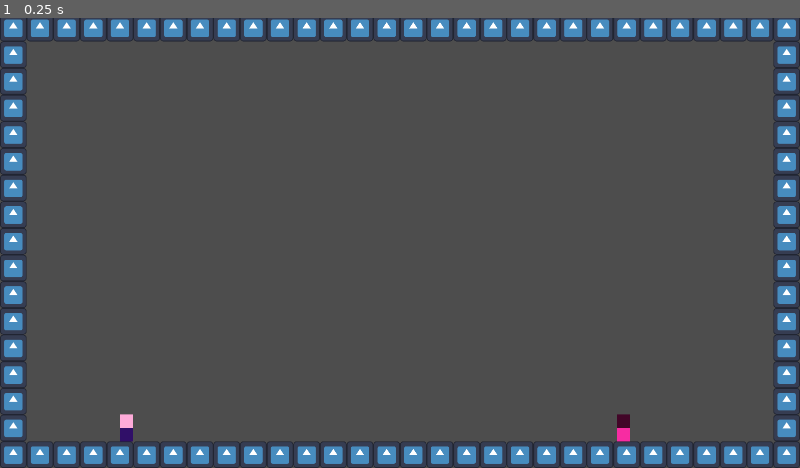
Above: before the commit, frame 1.
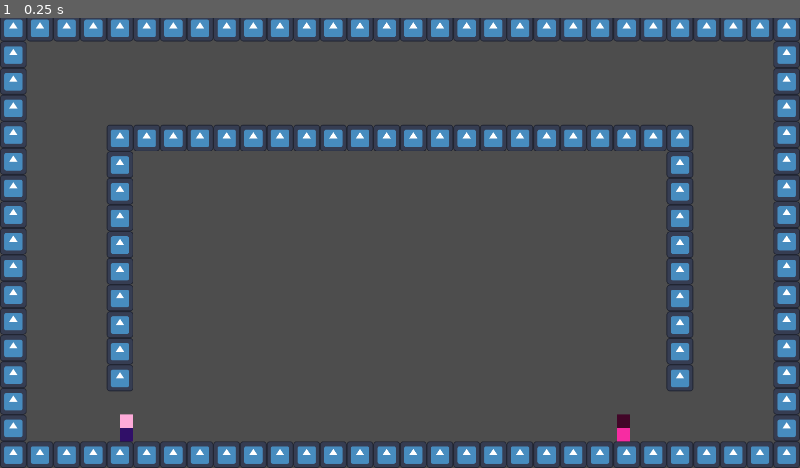
Above: after the commit, the same moment.

Repository: maticstric/tag
Game: Godot game, scene res://project/scenes/levels/level2.tscn
Two runs of this game, one before a commit and one after it. Both use one fixed random seed, a clock stepped at 60 frames per second and the inputs below. This scene is started directly instead of the project's main scene. The engine's default icon, where the game draws it, is replaced by a stand-in: a white triangle on a blue panel in a dark square.
Inputs:
- Up to frame 1 (0.25 s): no input

The runs differ from the first frame. In frame 1, 4.8% of the frame differs, in the area x 13-87%, y 23-83%.

Commit message:
Basic wall jump added. Still kinda sucks

Diff:
--- a/project/scenes/levels/level2.tscn
+++ b/project/scenes/levels/level2.tscn
@@ -244,6 +244,66 @@
 [node name="Tile91" parent="Tiles" instance=ExtResource("2_5k43k")]
 position = Vector2(1568, 24)
 
+[node name="Tile102" parent="Tiles" instance=ExtResource("2_5k43k")]
+position = Vector2(352, 288)
+
+[node name="Tile113" parent="Tiles" instance=ExtResource("2_5k43k")]
+position = Vector2(416, 288)
+
+[node name="Tile114" parent="Tiles" instance=ExtResource("2_5k43k")]
+position = Vector2(480, 288)
+
+[node name="Tile115" parent="Tiles" instance=ExtResource("2_5k43k")]
+position = Vector2(544, 288)
+
+[node name="Tile116" parent="Tiles" instance=ExtResource("2_5k43k")]
+position = Vector2(608, 288)
+
+[node name="Tile117" parent="Tiles" instance=ExtResource("2_5k43k")]
+position = Vector2(672, 288)
+
+[node name="Tile118" parent="Tiles" instance=ExtResource("2_5k43k")]
+position = Vector2(736, 288)
+
+[node name="Tile119" parent="Tiles" instance=ExtResource("2_5k43k")]
+position = Vector2(800, 288)
+
+[node name="Tile120" parent="Tiles" instance=ExtResource("2_5k43k")]
+position = Vector2(864, 288)
+
+[node name="Tile121" parent="Tiles" instance=ExtResource("2_5k43k")]
+position = Vector2(928, 288)
+
+[node name="Tile122" parent="Tiles" instance=ExtResource("2_5k43k")]
+position = Vector2(992, 288)
+
+[node name="Tile123" parent="Tiles" instance=ExtResource("2_5k43k")]
+position = Vector2(1056, 288)
+
+[node name="Tile124" parent="Tiles" instance=ExtResource("2_5k43k")]
+position = Vector2(1120, 288)
+
+[node name="Tile125" parent="Tiles" instance=ExtResource("2_5k43k")]
+position = Vector2(1184, 288)
+
+[node name="Tile126" parent="Tiles" instance=ExtResource("2_5k43k")]
+position = Vector2(1248, 288)
+
+[node name="Tile127" parent="Tiles" instance=ExtResource("2_5k43k")]
+position = Vector2(1312, 288)
+
+[node name="Tile128" parent="Tiles" instance=ExtResource("2_5k43k")]
+position = Vector2(1376, 288)
+
+[node name="Tile129" parent="Tiles" instance=ExtResource("2_5k43k")]
+position = Vector2(1440, 288)
+
+[node name="Tile130" parent="Tiles" instance=ExtResource("2_5k43k")]
+position = Vector2(1504, 288)
+
+[node name="Tile131" parent="Tiles" instance=ExtResource("2_5k43k")]
+position = Vector2(1568, 288)
+
 [node name="Tile79" parent="Tiles" instance=ExtResource("2_5k43k")]
 position = Vector2(1632, 24)
 
@@ -265,6 +325,66 @@
 [node name="Tile34" parent="Tiles" instance=ExtResource("2_5k43k")]
 position = Vector2(1888, 920)
 
+[node name="Tile92" parent="Tiles" instance=ExtResource("2_5k43k")]
+position = Vector2(1632, 864)
+
+[node name="Tile93" parent="Tiles" instance=ExtResource("2_5k43k")]
+position = Vector2(1632, 800)
+
+[node name="Tile94" parent="Tiles" instance=ExtResource("2_5k43k")]
+position = Vector2(1632, 736)
+
+[node name="Tile95" parent="Tiles" instance=ExtResource("2_5k43k")]
+position = Vector2(1632, 672)
+
+[node name="Tile96" parent="Tiles" instance=ExtResource("2_5k43k")]
+position = Vector2(1632, 608)
+
+[node name="Tile97" parent="Tiles" instance=ExtResource("2_5k43k")]
+position = Vector2(1632, 544)
+
+[node name="Tile98" parent="Tiles" instance=ExtResource("2_5k43k")]
+position = Vector2(1632, 480)
+
+[node name="Tile99" parent="Tiles" instance=ExtResource("2_5k43k")]
+position = Vector2(1632, 416)
+
+[node name="Tile100" parent="Tiles" instance=ExtResource("2_5k43k")]
+position = Vector2(1632, 352)
+
+[node name="Tile101" parent="Tiles" instance=ExtResource("2_5k43k")]
+position = Vector2(1632, 288)
+
+[node name="Tile103" parent="Tiles" instance=ExtResource("2_5k43k")]
+position = Vector2(288, 864)
+
+[node name="Tile104" parent="Tiles" instance=ExtResource("2_5k43k")]
+position = Vector2(288, 800)
+
+[node name="Tile105" parent="Tiles" instance=ExtResource("2_5k43k")]
+position = Vector2(288, 736)
+
+[node name="Tile106" parent="Tiles" instance=ExtResource("2_5k43k")]
+position = Vector2(288, 672)
+
+[node name="Tile107" parent="Tiles" instance=ExtResource("2_5k43k")]
+position = Vector2(288, 608)
+
+[node name="Tile108" parent="Tiles" instance=ExtResource("2_5k43k")]
+position = Vector2(288, 544)
+
+[node name="Tile109" parent="Tiles" instance=ExtResource("2_5k43k")]
+position = Vector2(288, 480)
+
+[node name="Tile110" parent="Tiles" instance=ExtResource("2_5k43k")]
+position = Vector2(288, 416)
+
+[node name="Tile111" parent="Tiles" instance=ExtResource("2_5k43k")]
+position = Vector2(288, 352)
+
+[node name="Tile112" parent="Tiles" instance=ExtResource("2_5k43k")]
+position = Vector2(288, 288)
+
 [node name="Tile25" parent="Tiles" instance=ExtResource("2_5k43k")]
 position = Vector2(1312, 1048)
 
--- a/project/scripts/player.gd
+++ b/project/scripts/player.gd
@@ -1,7 +1,9 @@
 extends CharacterBody2D
 
 const MOVE_SPEED = 700
+const WALL_JUMP_SPEED = 1000
 const MOVE_ACCELERATION = 170
+const IN_AIR_MOVE_ACCELERATION = 100
 const DUCK_MIN_MOVE_SPEED = 150
 const DUCK_SPEED_BOOST = 400
 const DUCK_FRICTION = 0.05
@@ -51,13 +53,28 @@
 			velocity.x = lerp(velocity.x, input_velocity * float(DUCK_MIN_MOVE_SPEED), DUCK_FRICTION)
 	else:
 		$AnimationPlayer.play(walk_animation)
-		velocity.x = move_toward(velocity.x, input_velocity * MOVE_SPEED, MOVE_ACCELERATION)
+		if is_on_floor():
+			velocity.x = move_toward(velocity.x, input_velocity * MOVE_SPEED, MOVE_ACCELERATION)
+		else:
+			velocity.x = move_toward(velocity.x, input_velocity * MOVE_SPEED, IN_AIR_MOVE_ACCELERATION)
 
+	process_wall_jump()
 	process_jump()
 
 	velocity.y += _get_gravity() * delta
 
 	move_and_slide()
+
+
+func process_wall_jump():
+	if !is_on_wall() or is_on_floor(): return
+
+	var wall_normal = get_wall_normal()
+
+	if Input.is_action_just_pressed(jump_action) or time_jump_was_pressed > Time.get_ticks_msec() - JUMP_BUFFER:
+		if wall_normal == Vector2.LEFT or wall_normal == Vector2.RIGHT:
+			jump()
+			velocity.x = wall_normal.x * WALL_JUMP_SPEED
 
 
 func process_jump():
